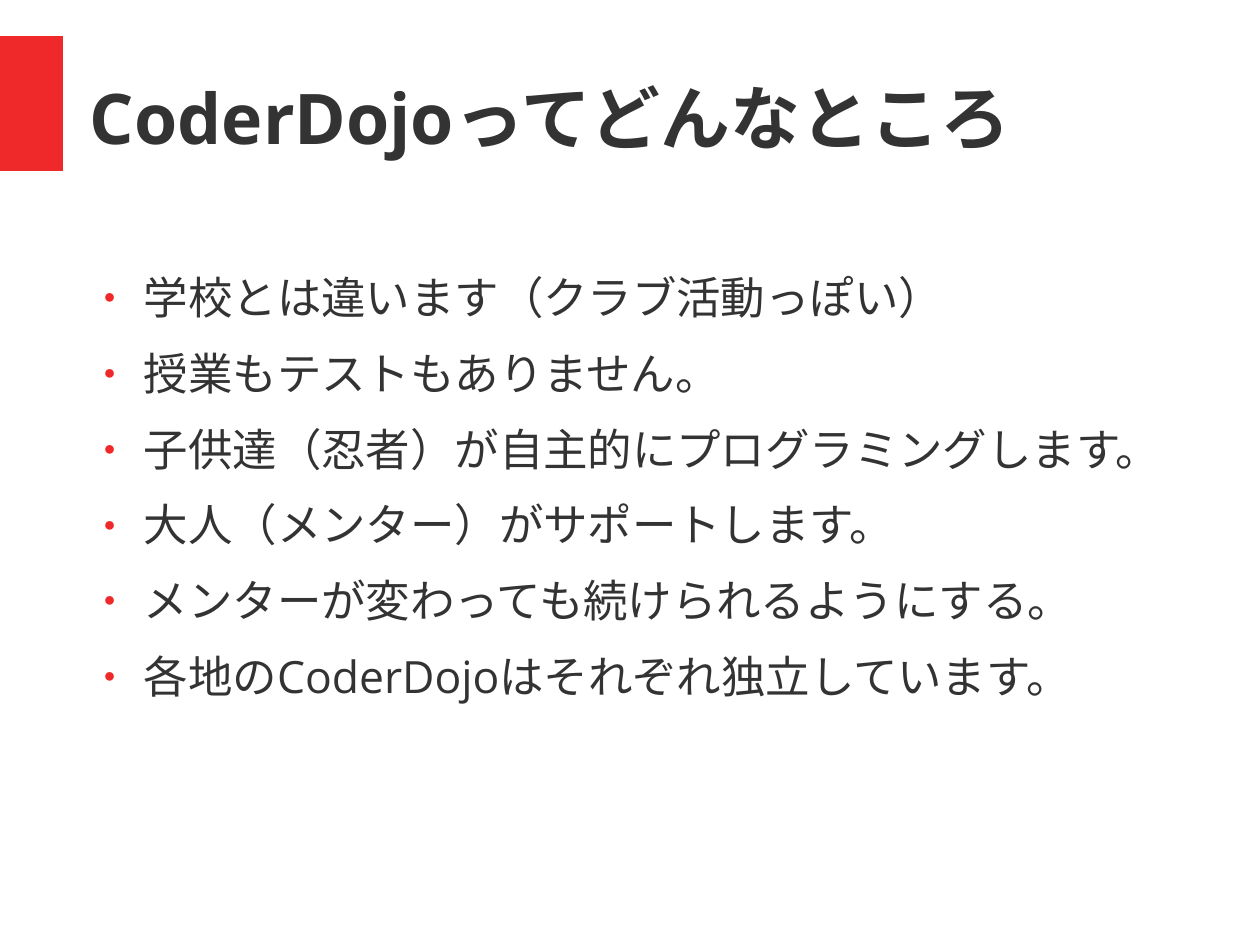
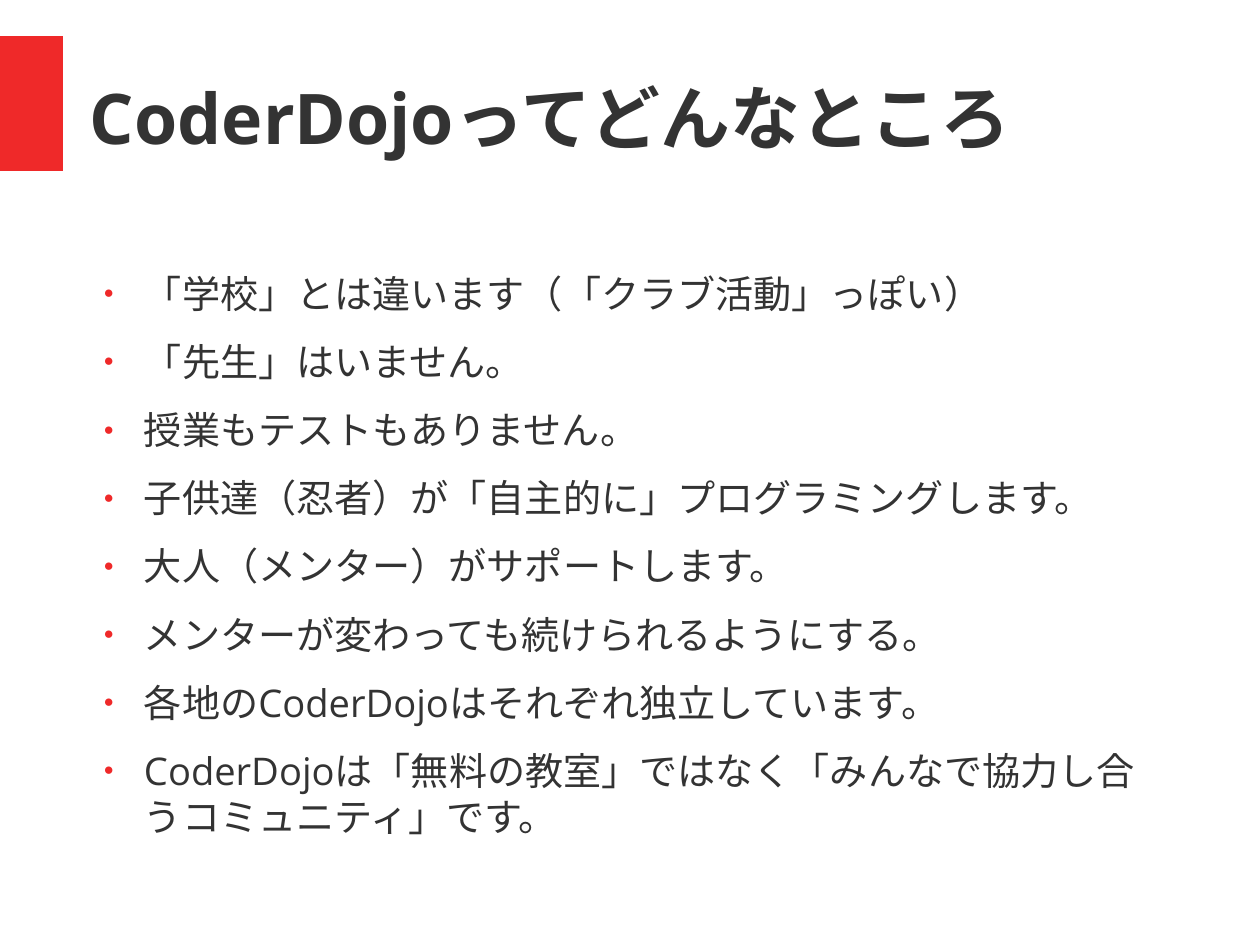
Before and after one commit to coderdojo-nada/resource, a slide deck: slide 2 of guide/coderdojo-nada紹介.odp. Drawn at 1260x945 pixels with LibreOffice and Linux fonts; fonts in the diff are those of the drawing. Boxes give left, top, right and bottom in pixels: in the first picture for what was removed or moved away, otherwise in the second. Text is boxed around its words. In the diff, an @@ line names an element or a change of style, - is before the commit and + after.

```diff
--- a/guide/coderdojo-nada紹介.odp
+++ b/guide/coderdojo-nada紹介.odp
@@ text at bbox=[144, 275, 982, 380]: text changed; size 28 to 24 pt @@
-● 学校とは違います（クラブ活動っぽい）
+● 「学校」とは違います（「クラブ活動」っぽい）
+● 「先生」はいません。
@@ text at bbox=[144, 412, 941, 726]: size 28 to 24 pt in "授業もテストもありません。", "大人（メンター）がサポートします。", "メンターが変わっても続けられるようにする。", "各地のCoderDojoはそれぞれ独立しています。" @@
@@ text at bbox=[144, 479, 1093, 516]: text changed; size 28 to 24 pt @@
-● 子供達（忍者）が自主的にプログラミングします。
+● 子供達（忍者）が「自主的に」プログラミングします。
@@ text at bbox=[144, 752, 1135, 835]: paragraph added @@
+● CoderDojoは「無料の教室」ではなく「みんなで協力し合うコミュニティ」です。
```
Also in this commit, not shown: 3 other slides changed, 1 slide added, 14 other files.
